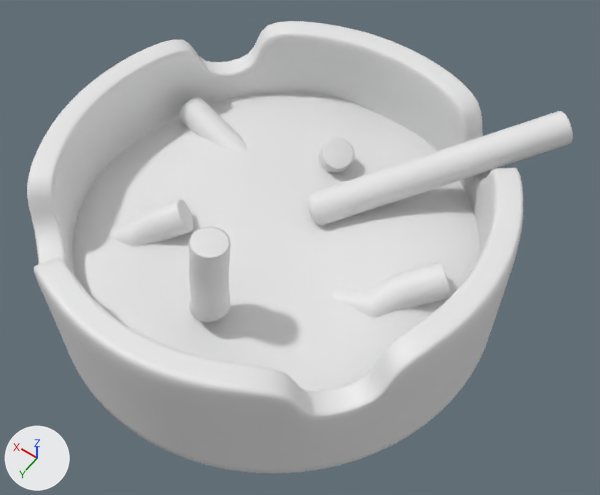
The OBJ model code/Ray-Tracer/Ray-Tracer/Ray-Tracer/Models/Ashtray.obj, before and after one commit.
Before and after are seen from a 50 mm camera at (-13.57, -10.29, 104.88) aimed at (-8.63, -17.2, 94.02). Arrows for +X, +Y and +Z are at lower left; the lights stay in place. Where no turn or scale is listed for an object, it has been applied to the vertices.

Objects in the first picture: 'Ashtray'.
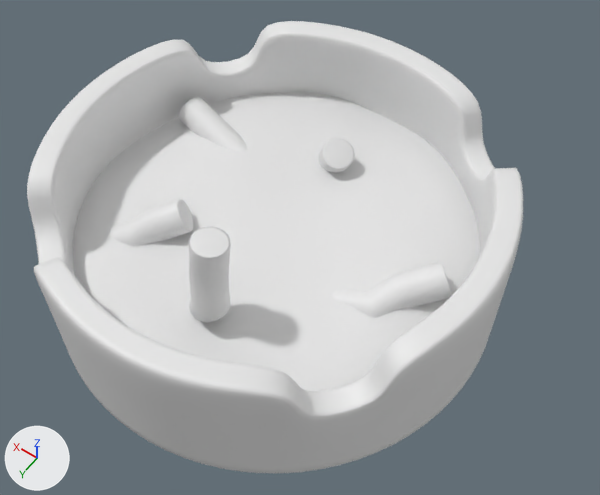
Location of each change, (x1, y1, x2, y2) in pixels of the pictures (600 x 495 px):
'Ashtray', reshaped (9% narrower): before (27, 21, 573, 473); after (27, 21, 523, 473)
part 1 of me_ashtray, deleted: before (307, 111, 573, 226)

Diff of the bpy script that builds the scene:
```diff
--- a/code/Ray-Tracer/Ray-Tracer/Ray-Tracer/Models/Ashtray.obj.py
+++ b/code/Ray-Tracer/Ray-Tracer/Ray-Tracer/Models/Ashtray.obj.py
@@ me_ashtray @@
 me_ashtray.from_pydata(...)  # 4103 vertices, 7986 faces; spans x -11.94..-4.26, y -21.24..-13.42, z 92.8..95.89
 # used by ob_ashtray; location = (0.0, 0.0, 0.0)
+# me_ashtray part 1: the loose piece of 110 vertices spanning x -11.49..-8.32, y -21.24..-17.59, z 94.09..95.49 is deleted
```
